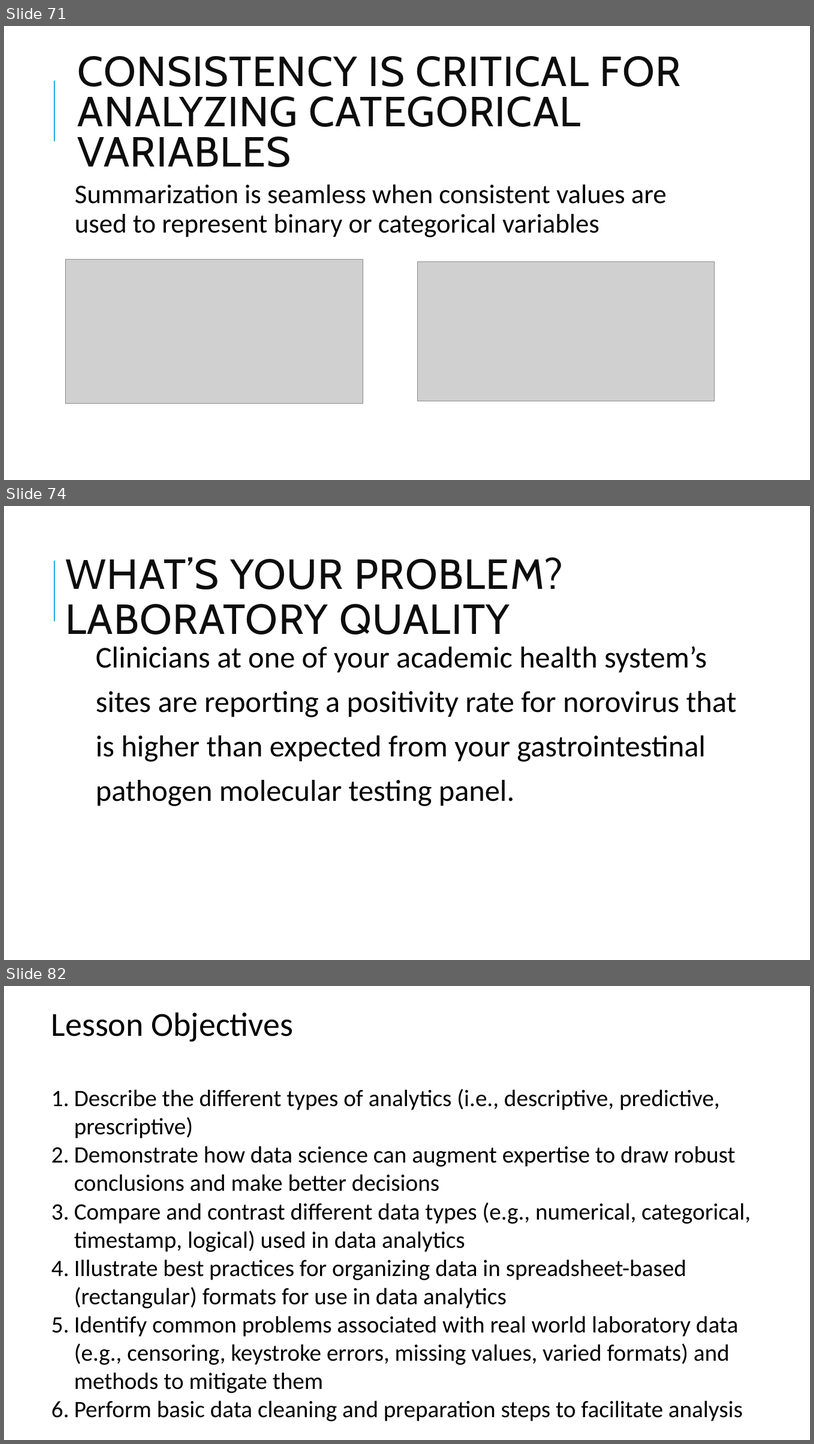
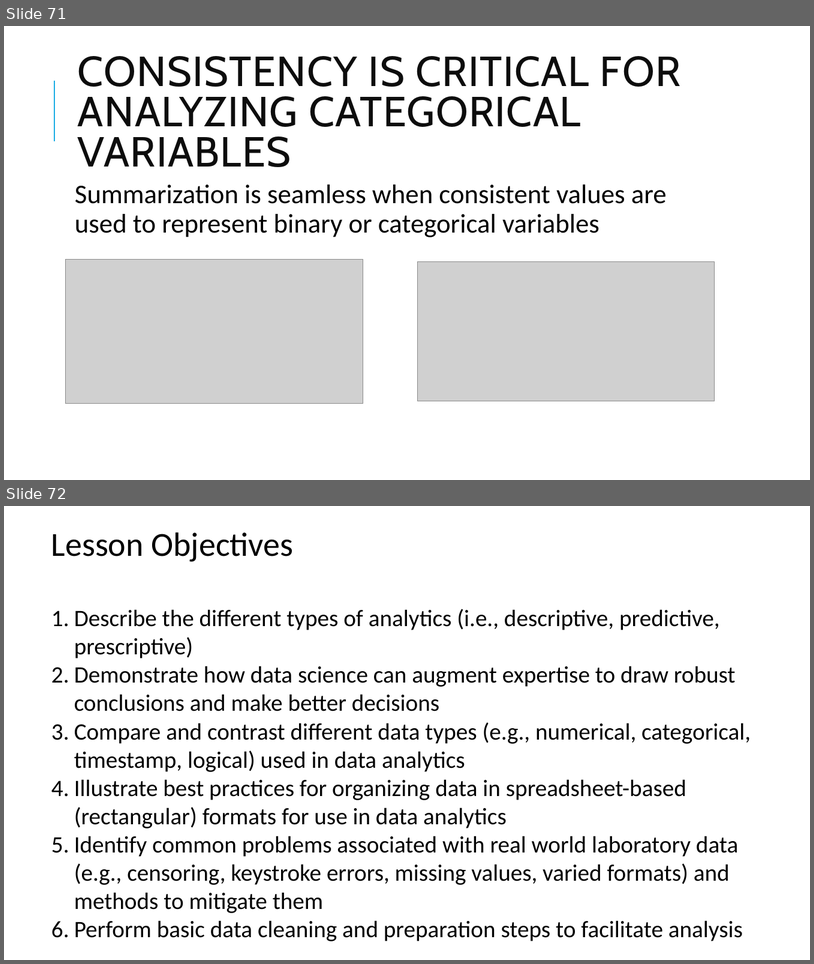
Before and after one commit to pcmathias/MSACL-data-literacy, a slide deck: updates_2026/presentations/Module 1 Slides.pptx. Shown one above the other, each under a label of ours: slides 71, 74 and 82 before the commit, slides 71 and 72 after it; the slides between them are not shown. The pictures are 814x1444 and 814x964 pixels, drawn with LibreOffice and Linux fonts; fonts in the diff are those of the drawing; grey boxes stand for pictures; background and template pictures are left out. Boxes give left, top, right and bottom in pixels: in the first picture for what was removed or moved away, otherwise in the second. Text is boxed around its words. In the diff, an @@ line names an element or a change of style, - is before the commit and + after.

```diff
--- a/updates_2026/presentations/Module 1 Slides.pptx
+++ b/updates_2026/presentations/Module 1 Slides.pptx
@@ slide 74 removed at (x1=4, y1=506, x2=810, y2=960), background #FFFFFF; not listed: 1 template element that a slide beside it also shows @@
@@ title removed at (x1=65, y1=557, x2=563, y2=634) @@
-WHAT’S YOUR PROBLEM? LABORATORY QUALITY
@@ text removed at (x1=96, y1=646, x2=737, y2=806) @@
-Clinicians at one of your academic health system’s sites are reporting a positivity rate for norovirus that is higher than expected from your gastrointestinal pathogen molecular testing panel.
@@ what was slide 82 is now slide 72 @@
```
Also in this commit, not shown: 9 other slides removed.
